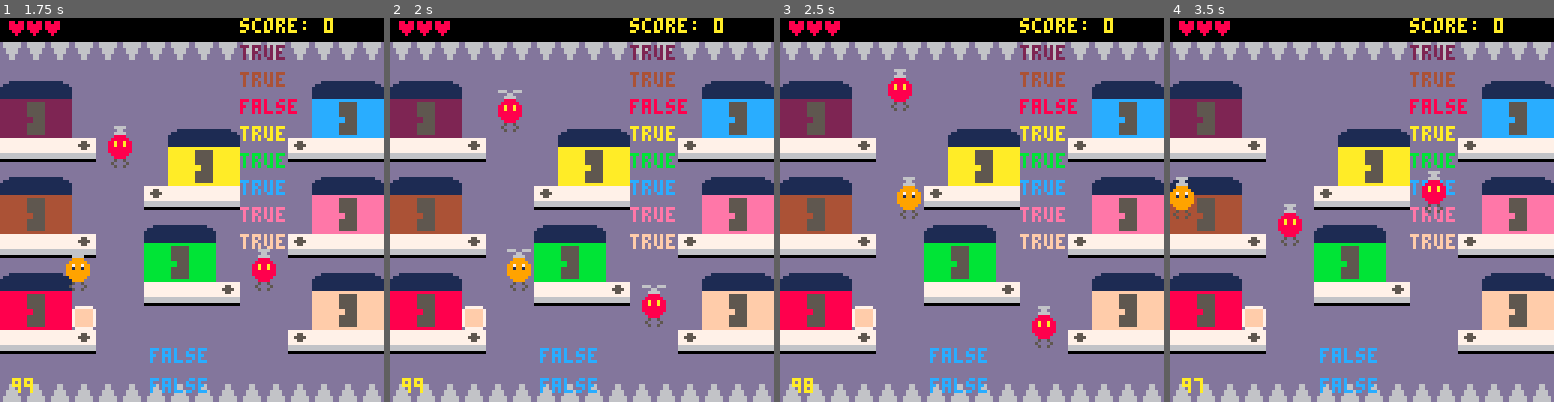
Above: before the commit, frames 1-4 (left to right).
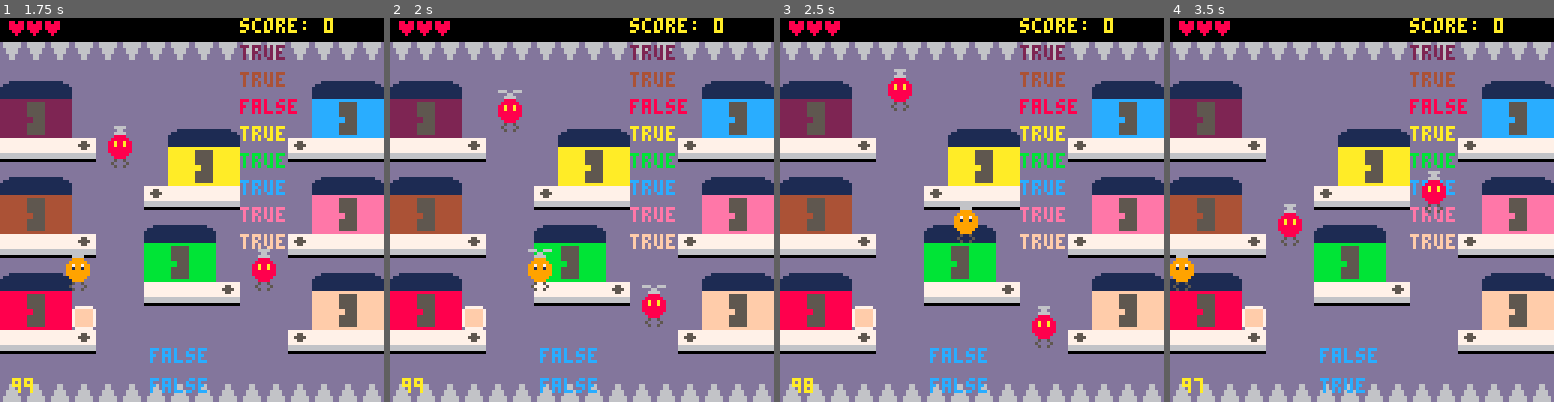
Above: after the commit, the same moments.

Repository: FlavioIero/Delivery
Game: PICO-8 cartridge atari.p8
The game is run twice, just before and just after one commit, with the same random seed, the same clock (stepped at 60 frames per second) and the same inputs.
Inputs:
- Up to frame 1 (1.75 s): tap X (X key) at 0.33, 1.07 s; tap O (Z key) at 0.7, 1.7 s; hold Right from 1.6 s (still down)
- Up to frame 2 (2 s): keep holding Right; tap X (X key) at 1.85 s
- Up to frame 3 (2.5 s): release Right at 2.1 s; tap O (Z key) at 2.1 s; hold Up 2.15-2.42 s; hold Right from 2.47 s (still down)
- Up to frame 4 (3.5 s): tap O (Z key) at 2.5, 2.9, 3.3 s; tap X (X key) at 2.97 s; release Right at 3.03 s; hold Left from 3.08 s (still down)

Frame 1 is identical in both runs. In frame 2, 0.8% of the frame differs, in the area x 30-43%, y 60-72%; in frame 3, 0.8%; in frame 4, 1.0%, in the area x 0-54%, y 41-98%.

Commit message:
player collides with platforms

Diff:
--- a/atari.p8
+++ b/atari.p8
@@ -364,10 +364,10 @@
 		x -= vel end
 
 	self:move(vector2.new(x,y))
-	while self:platforms_collide() and x ~= 0 do
-		if x < 0 then
+	while self:platforms_collide() and x ~= lx do
+		if x < lx then
 			x += 1
-		elseif x > 0 then
+		elseif x > lx then
 			x -= 1
 		end
 		self:move(vector2.new(x,y))
@@ -380,10 +380,10 @@
 		y -= vel end
 
 	self:move(vector2.new(x,y))
-	while self:platforms_collide() and y ~= 0 do
-		if y < 0 then
+	while self:platforms_collide() and zy ~= 0 do
+		if y < ly then
 			y += 1
-		elseif y > 0 then
+		elseif y > ly then
 			y -= 1
 		end
 		self:move(vector2.new(x,y))
@@ -471,7 +471,7 @@
 
 function player:platforms_collide()
  local tl = self.pos:clone()
- local br = self.pos:clone()+vector2.new(8,8)
+ local br = self.pos:clone()+vector2.new(7,7)
 
  local tx1 = flr(tl.x/8)
  local ty1 = flr(tl.y/8)
